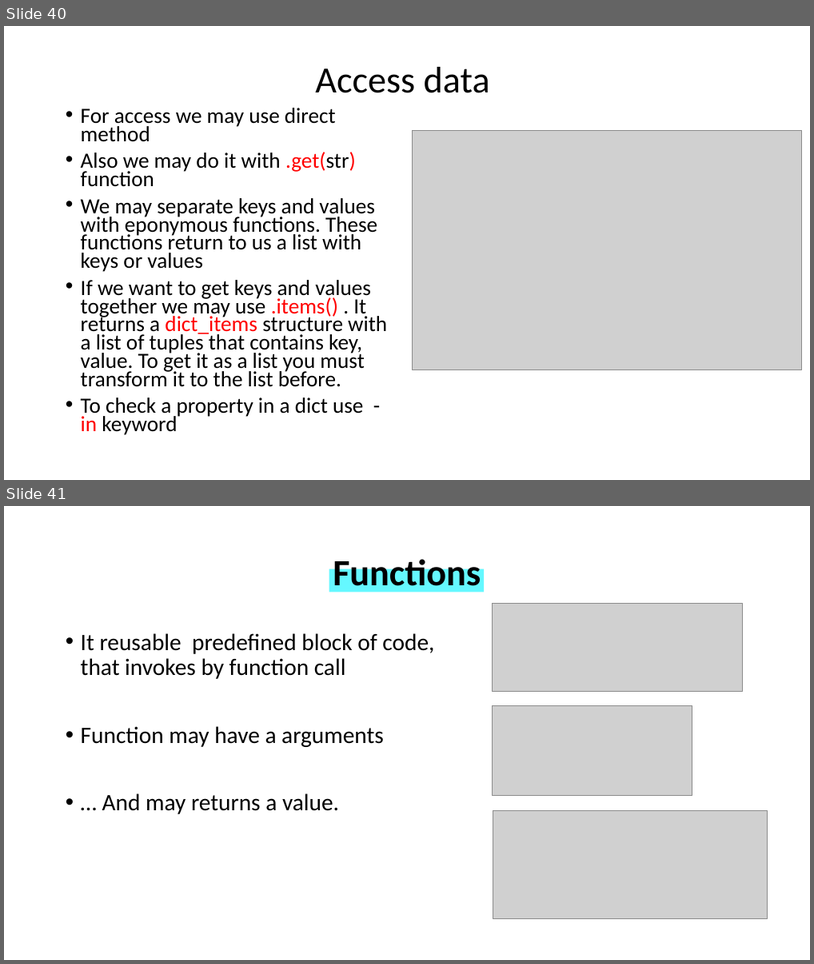
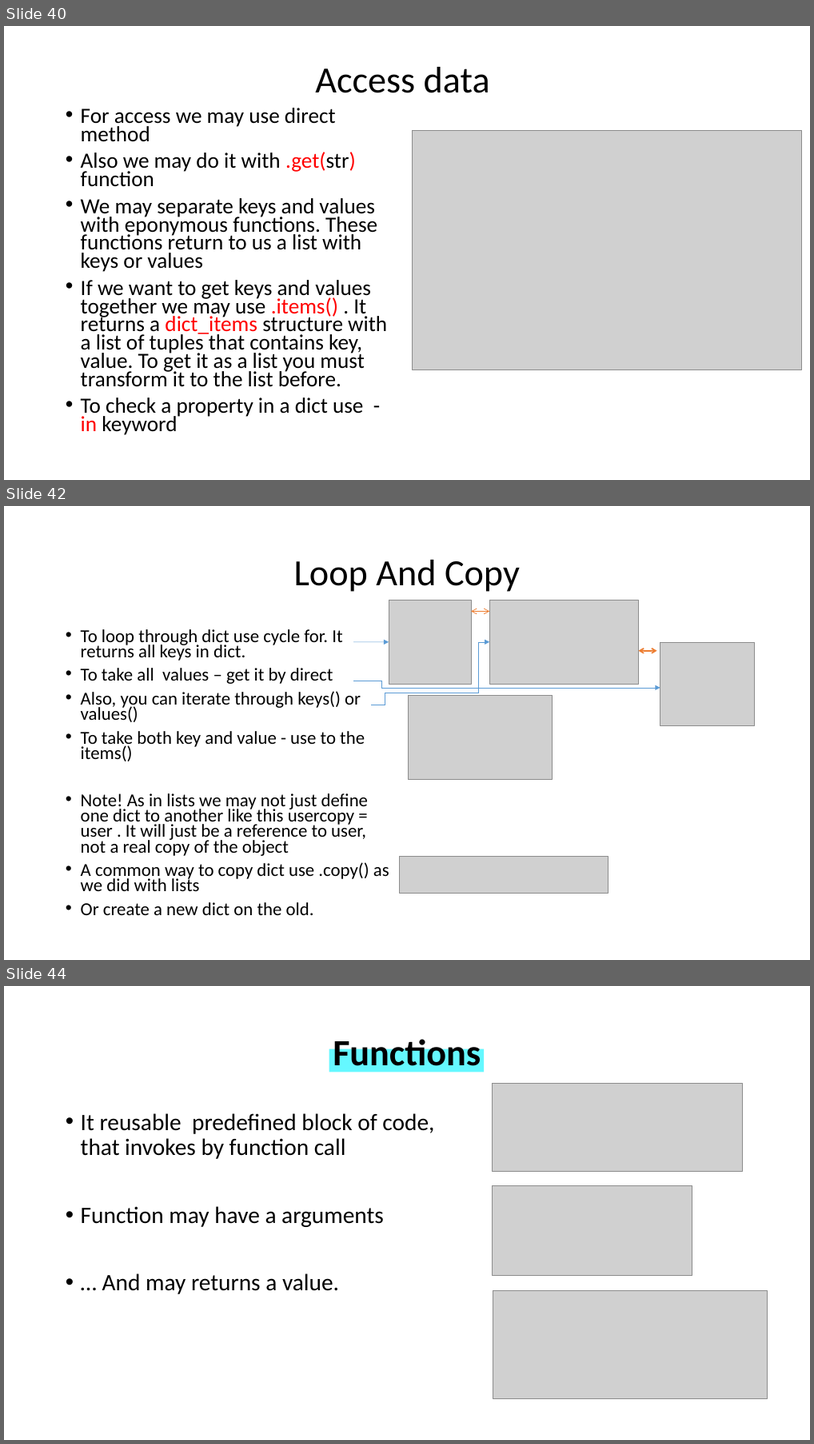
Before and after one commit to WonderLuc/brother-bootcamp, a slide deck: python 101/python_101.pptx. Shown one above the other, each under a label of ours: slides 40 and 41 before the commit, slides 40, 42 and 44 after it; the slides between them are not shown. The pictures are 814x964 and 814x1444 pixels, drawn with LibreOffice and Linux fonts; fonts in the diff are those of the drawing; grey boxes stand for pictures; background and template pictures are left out. Boxes give left, top, right and bottom in pixels: in the first picture for what was removed or moved away, otherwise in the second. Text is boxed around its words. In the diff, an @@ line names an element or a change of style, - is before the commit and + after.

Commit message:
feat: complete dict part

```diff
--- a/python 101/python_101.pptx
+++ b/python 101/python_101.pptx
@@ slide 42 added at (4, 506, 810, 960), background picture (left out) @@
@@ title added at (294, 560, 520, 592), 44 pt, text #000000 @@
+Loop And Copy
@@ picture added at (389, 600, 471, 684) @@
@@ picture added at (490, 600, 638, 684) @@
@@ double arrow added from (472, 612) to (490, 612), #ED7D31 0.75 pt @@
@@ text added at (81, 629, 390, 915), 21.7 pt, text #000000 @@
+• To loop through dict use cycle for. It returns all keys in dict.
+• To take all values – get it by direct
+• Also, you can iterate through keys() or values()
+• To take both key and value - use to the items()
+• Note! As in lists we may not just define one dict to another like this usercopy = user . It will just be a reference to user, not a real copy of the object
+• A common way to copy dict use .copy() as we did with lists
+• Or create a new dict on the old.
@@ arrow added from (354, 642) to (389, 642), #5B9BD5 0.5 pt @@
@@ elbow arrow added from (400, 692) to (490, 642), #5B9BD5 0.5 pt @@
@@ picture added at (661, 642, 755, 725) @@
@@ double arrow added from (658, 651) to (639, 651), #ED7D31 1.5 pt @@
@@ elbow arrow added from (354, 681) to (661, 688), #5B9BD5 0.5 pt @@
@@ elbow line added from (371, 705) to (400, 692), #5B9BD5 0.5 pt @@
@@ picture added at (409, 696, 553, 779) @@
@@ picture added at (400, 856, 609, 892) @@
@@ what was slide 41 is now slide 44 @@
```
Also in this commit, not shown: 2 other slides added, 3 other files.
